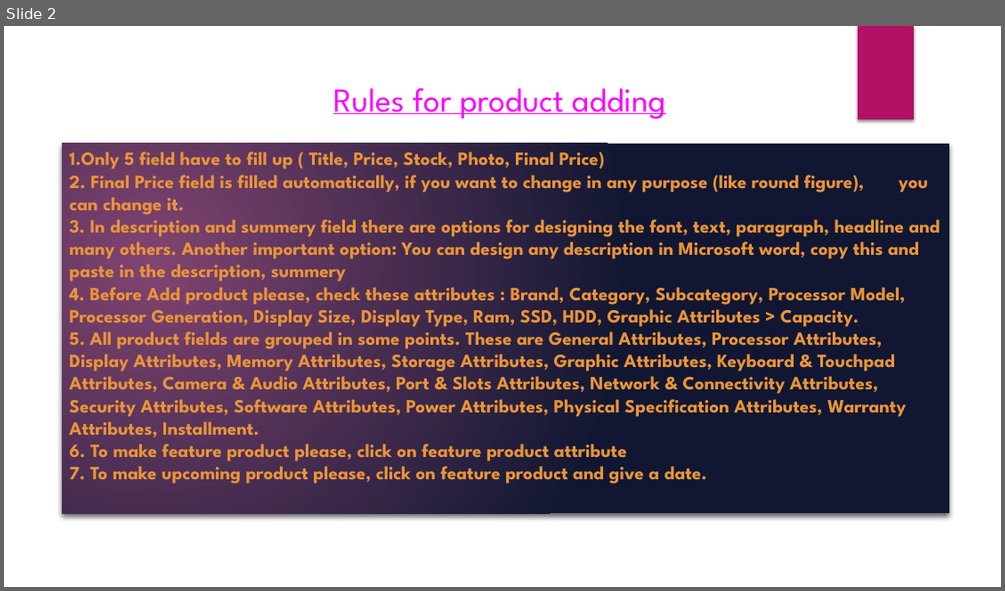
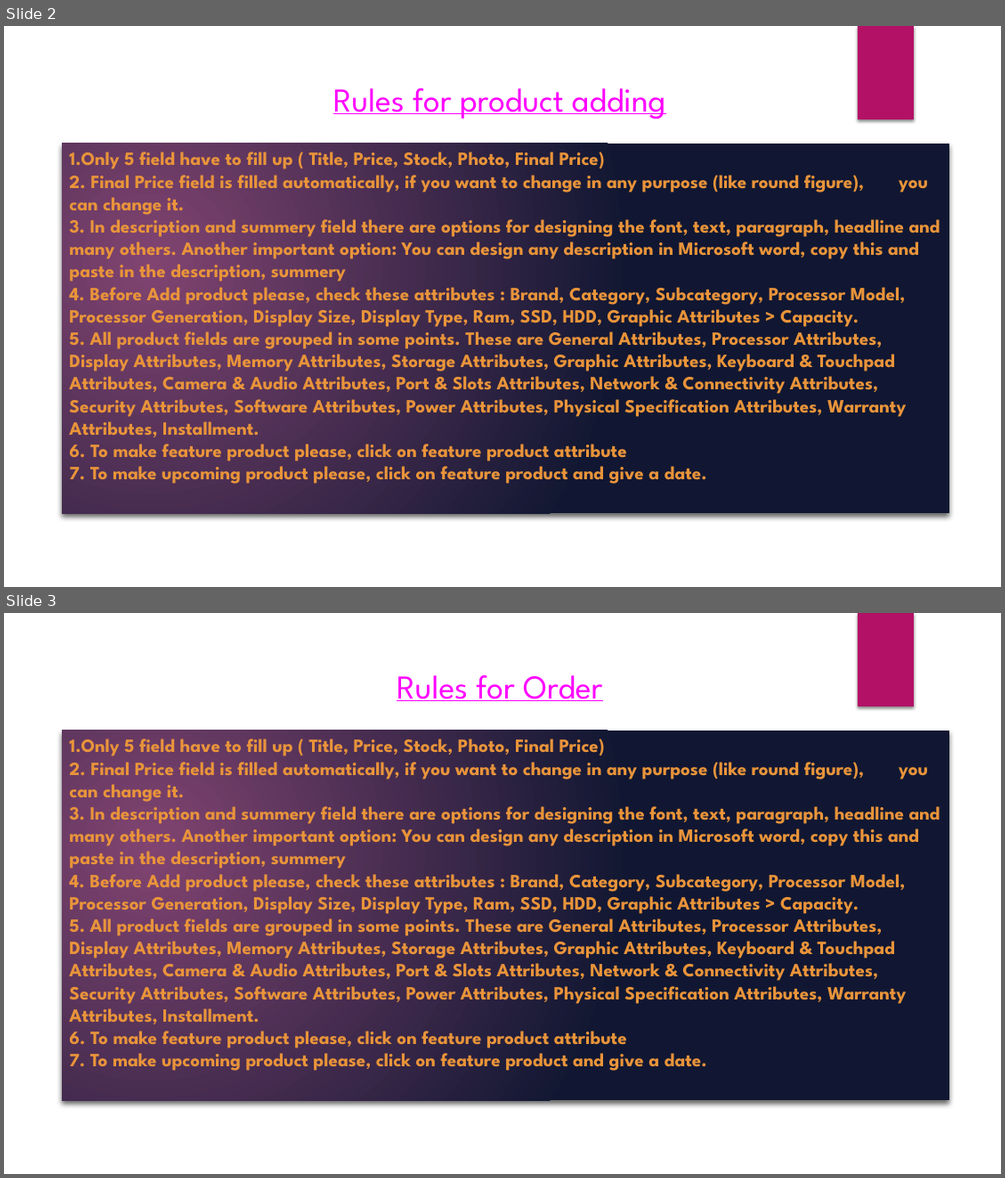
Before and after one commit to md-nobir-hasan/Lappy-Valley, a slide deck: needs/user-manual.pptx. Shown one above the other, each under a label of ours: slide 2 before the commit, slides 2 and 3 after it. The pictures are 1005x591 and 1005x1178 pixels, drawn with LibreOffice and Linux fonts; fonts in the diff are those of the drawing; background and template pictures are left out. Boxes give left, top, right and bottom in pixels: in the first picture for what was removed or moved away, otherwise in the second. Text is boxed around its words. In the diff, an @@ line names an element or a change of style, - is before the commit and + after.

```diff
--- a/needs/user-manual.pptx
+++ b/needs/user-manual.pptx
@@ slide 3 added at box(4, 613, 1001, 1174), background picture (left out); not listed: 1 template element that a slide beside it also shows @@
@@ title added at box(396, 675, 602, 701), 32 pt, text #FF00FF, underline @@
+Rules for Order
@@ rectangle added at box(63, 730, 950, 1101), fill gradient #814572 to #111833, 18 pt, text #E9943A, bold @@
+1.Only 5 field have to fill up ( Title, Price, Stock, Photo, Final Price)
+2. Final Price field is filled automatically, if you want to change in any purpose (like round figure), you can change it.
+3. In description and summery field there are options for designing the font, text, paragraph, headline and many others. Another important option: You can design any description in Microsoft word, copy this and paste in the description, summery
+4. Before Add product please, check these attributes : Brand, Category, Subcategory, Processor Model, Processor Generation, Display Size, Display Type, Ram, SSD, HDD, Graphic Attributes > Capacity.
+5. All product fields are grouped in some points. These are General Attributes, Processor Attributes, Display Attributes, Memory Attributes, Storage Attributes, Graphic Attributes, Keyboard & Touchpad Attributes, Camera & Audio Attributes, Port & Slots Attributes, Network & Connectivity Attributes, Security Attributes, Software Attributes, Power Attributes, Physical Specification Attributes, Warranty Attributes, Installment.
+6. To make feature product please, click on feature product attribute
+7. To make upcoming product please, click on feature product and give a date.
```
Also in this commit, not shown: 6 other files.
